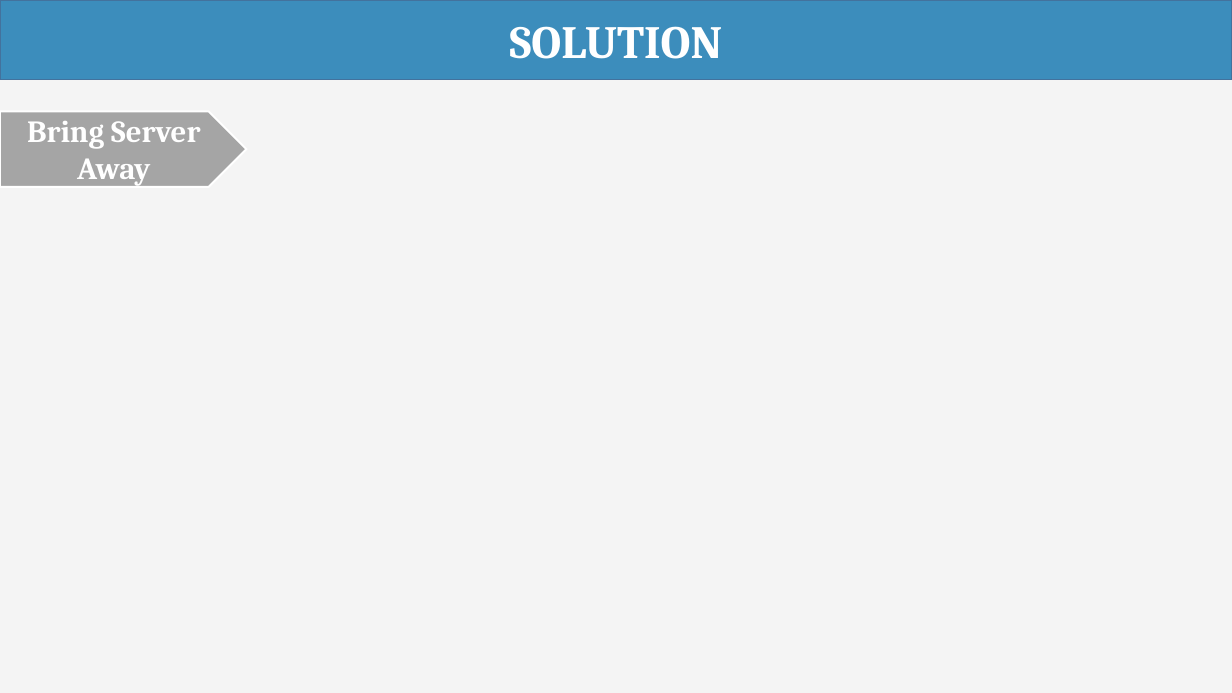
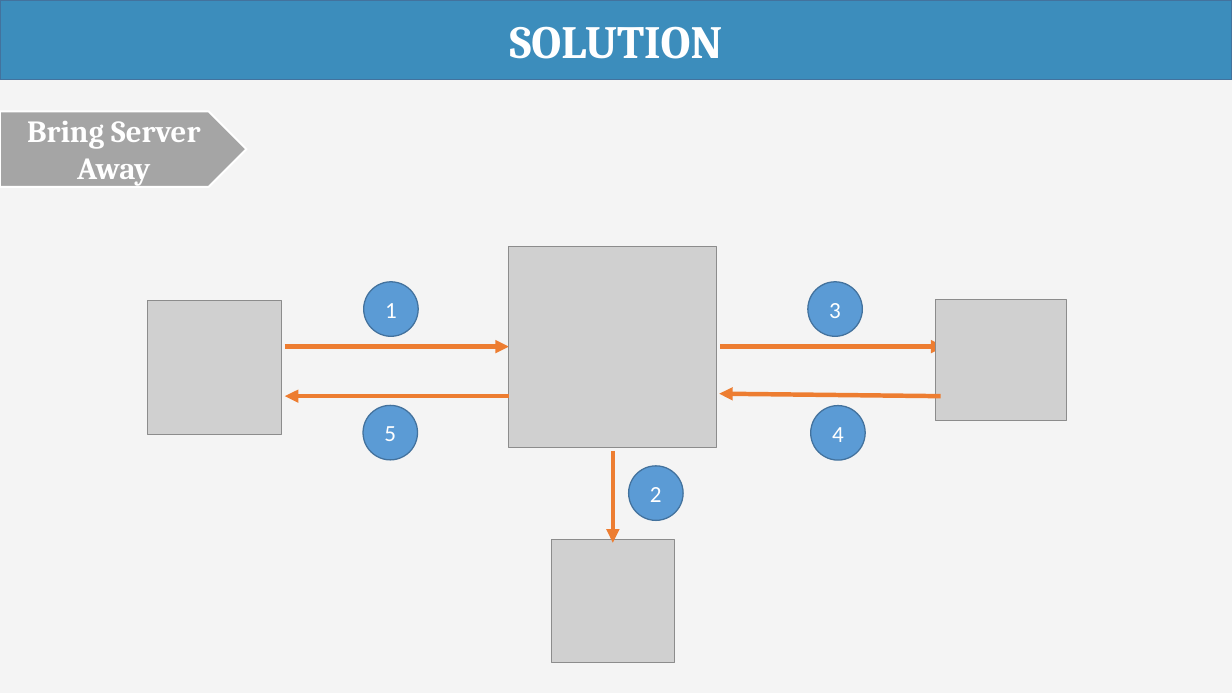
Before and after one commit to haltt051093/IMS-datacenter, a slide deck: slide 45 of Document/Presentation/IMS_20160407_Presentation.pptx. Drawn at 1232x693 pixels with LibreOffice and Linux fonts; fonts in the diff are those of the drawing; grey boxes stand for pictures. Boxes give left, top, right and bottom in pixels: in the first picture for what was removed or moved away, otherwise in the second. Text is boxed around its words. In the diff, an @@ line names an element or a change of style, - is before the commit and + after.

```diff
--- a/Document/Presentation/IMS_20160407_Presentation.pptx
+++ b/Document/Presentation/IMS_20160407_Presentation.pptx
@@ picture added at box(509, 246, 717, 447) @@
@@ ellipse added at box(364, 282, 419, 336), fill #5B9BD5, outline #43739E 1 pt, 18 pt, text #FFFFFF @@
+1
@@ ellipse added at box(808, 282, 862, 336), fill #5B9BD5, outline #43739E 1 pt, 18 pt, text #FFFFFF @@
+3
@@ picture added at box(935, 299, 1067, 421) @@
@@ picture added at box(147, 300, 281, 434) @@
@@ arrow added from (285, 347) to (509, 347), #ED7D31 3.5 pt @@
@@ arrow added from (721, 347) to (945, 347), #ED7D31 3.5 pt @@
@@ arrow added from (509, 396) to (285, 396), #ED7D31 3.5 pt @@
@@ ellipse added at box(363, 406, 418, 460), fill #5B9BD5, outline #43739E 1 pt, 18 pt, text #FFFFFF @@
+5
@@ arrow added from (941, 396) to (719, 394), #ED7D31 3.5 pt @@
@@ ellipse added at box(811, 406, 865, 460), fill #5B9BD5, outline #43739E 1 pt, 18 pt, text #FFFFFF @@
+4
@@ arrow added from (613, 451) to (613, 543), #ED7D31 3.5 pt @@
@@ ellipse added at box(628, 466, 683, 520), fill #5B9BD5, outline #43739E 1 pt, 18 pt, text #FFFFFF @@
+2
@@ picture added at box(552, 539, 675, 662) @@
```
Also in this commit, not shown: 11 other slides changed.
